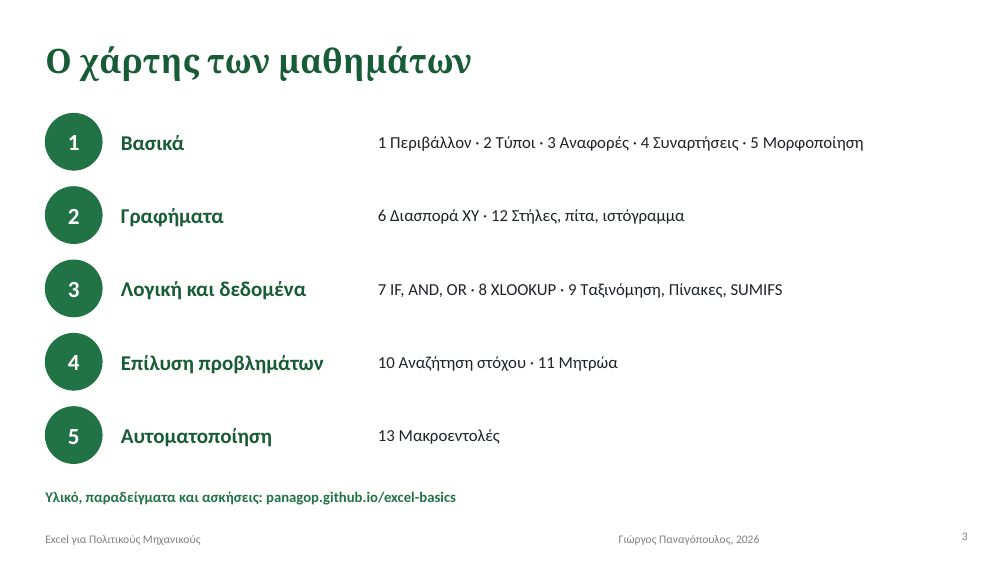
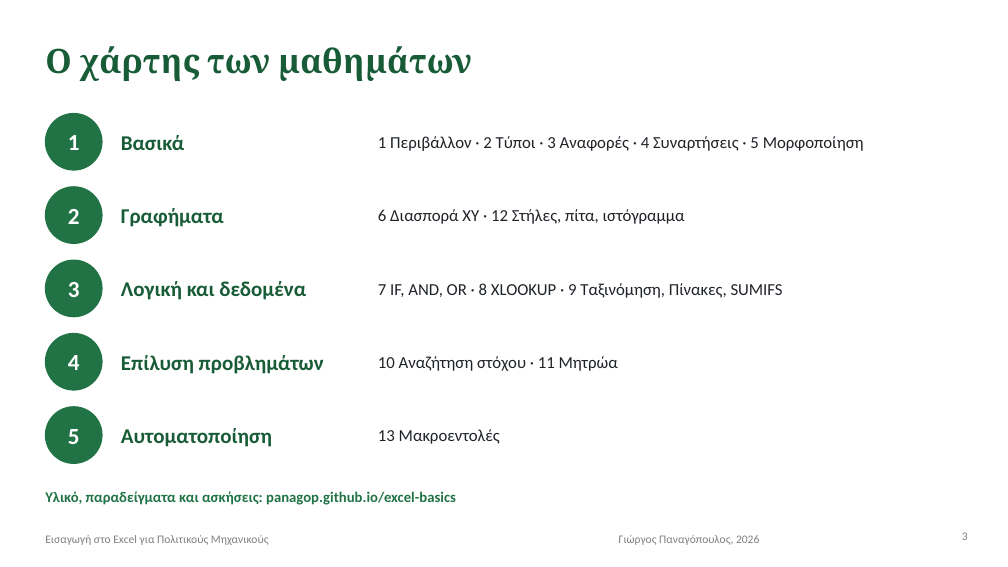
Before and after one commit to panagop/excel-basics, a slide deck: slide 3 of presentation/excel-civil-engineers.pptx. Drawn at 1008x567 pixels with LibreOffice and Linux fonts; fonts in the diff are those of the drawing; background and template pictures are left out. Boxes give left, top, right and bottom in pixels: in the first picture for what was removed or moved away, otherwise in the second. Text is boxed around its words. In the diff, an @@ line names an element or a change of style, - is before the commit and + after.

```diff
--- a/presentation/excel-civil-engineers.pptx
+++ b/presentation/excel-civil-engineers.pptx
@@ text at bbox=[45, 535, 269, 545]: text changed @@
-Excel για Πολιτικούς Μηχανικούς
+Εισαγωγή στο Excel για Πολιτικούς Μηχανικούς
```
Also in this commit, not shown: 28 other slides changed, 47 other files.
